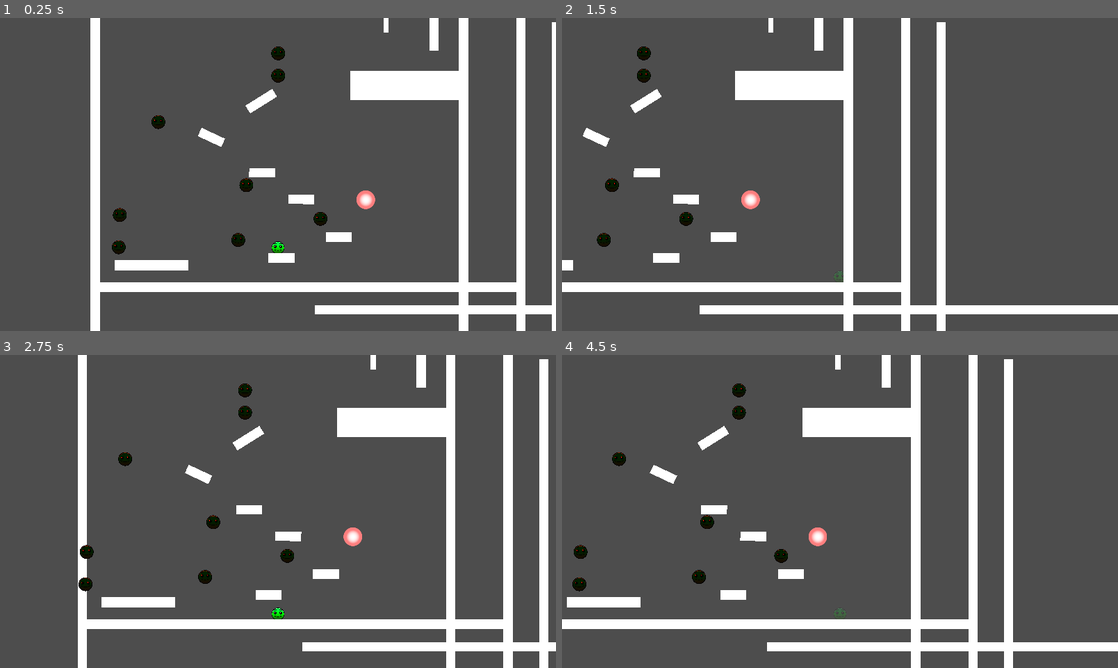
Above: before the commit, frames 1-4 (two rows, left to right).
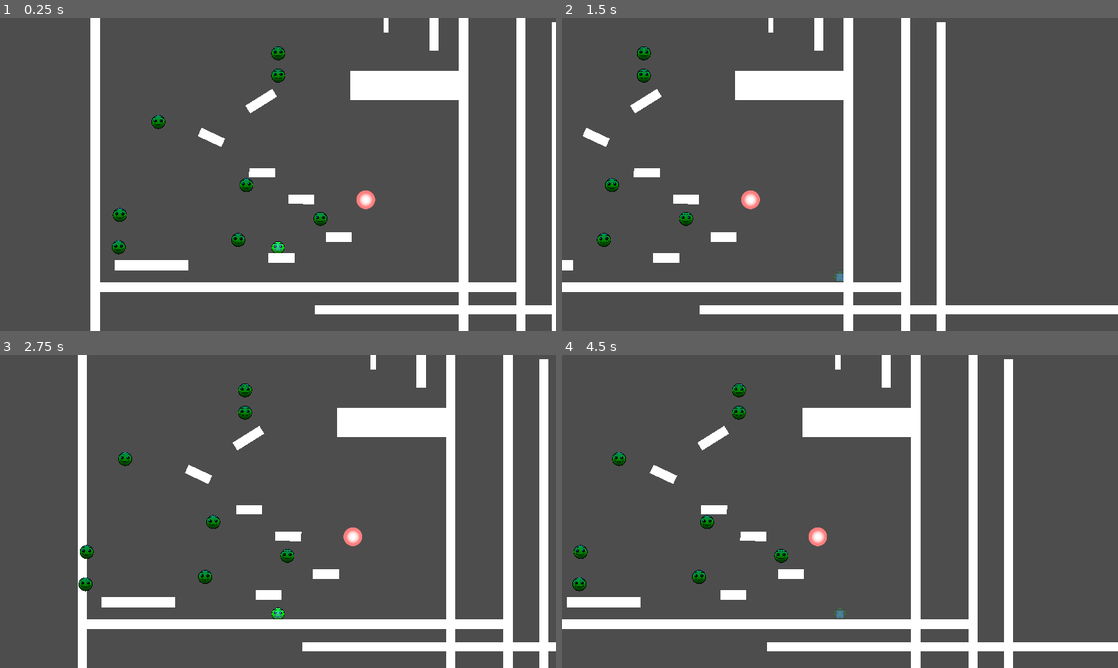
Above: after the commit, the same moments.

Repository: ReusableChopsticks/BreakoutBossfight
Game: Godot game, scene res://scenes/level_1/level.tscn
Same seed, same stepped clock (60 frames per second), same inputs: the game is played once before the commit and once after it.
Inputs:
- Up to frame 1 (0.25 s): no input
- Up to frame 2 (1.5 s): hold Right (move_right) from 0.53 s (still down); tap C (dash) at 0.6, 1.35 s; tap Z (jump) at 0.77 s
- Up to frame 3 (2.75 s): tap Z (jump) at 1.52 s; release Right (move_right) at 2.03 s; hold Left (move_left) from 2.03 s (still down); tap C (dash) at 2.1 s
- Up to frame 4 (4.5 s): release Left (move_left) at 2.78 s; hold Right (move_right) 2.78-4.28 s; tap C (dash) at 2.85, 3.6, 4.35 s; tap Z (jump) at 3.02, 3.77 s; hold Left (move_left) from 4.28 s (still down)

The runs differ from the first frame. In frame 1, 0.5% of the frame differs, in the area x 20-59%, y 9-76%; in frame 2, 0.3%; in frame 3, 0.5%; in frame 4, 0.5%, in the area x 2-51%, y 9-84%.

Commit message:
frantic testing to find out IT WAS AN EDITOR BUG
this version WORKS because a signal didnt connect properly. just re-added the scene. GRAAAAAAAAAAH

Diff:
--- a/BULLETBACKANDFORTH.tscn
+++ b/BULLETBACKANDFORTH.tscn
@@ -2,7 +2,10 @@
 
 [ext_resource type="Script" path="res://scenes/level_1/Sprite2D.gd" id="2_2eolx"]
 [ext_resource type="Texture2D" uid="uid://kmd51y4qv6mg" path="res://entities/player/dg2kcv3-c10a0bcc-f58a-488d-ba93-6fc6ec166b02.png" id="2_t6e4e"]
-[ext_resource type="Script" path="res://components/hitbox_component.gd" id="3_326c5"]
+[ext_resource type="PackedScene" uid="uid://cfrxt4vfmroyh" path="res://components/hitbox_component.tscn" id="3_rnr0v"]
+
+[sub_resource type="CircleShape2D" id="CircleShape2D_icrl4"]
+radius = 21.095
 
 [sub_resource type="Animation" id="Animation_wlxeo"]
 length = 0.001
@@ -30,24 +33,21 @@
 "test": SubResource("Animation_ctaic")
 }
 
-[sub_resource type="CircleShape2D" id="CircleShape2D_jf8gu"]
-radius = 23.1948
-
 [node name="Sprite2D" type="Node2D"]
 script = ExtResource("2_2eolx")
 
 [node name="Sprite2D" type="Sprite2D" parent="."]
-modulate = Color(1, 0.121569, 0, 1)
+self_modulate = Color(0, 0.564706, 1, 1)
 scale = Vector2(0.04, 0.04)
 texture = ExtResource("2_t6e4e")
+
+[node name="HitboxComponent" parent="Sprite2D" instance=ExtResource("3_rnr0v")]
+scale = Vector2(25, 25)
+
+[node name="CollisionShape2D" type="CollisionShape2D" parent="Sprite2D/HitboxComponent"]
+shape = SubResource("CircleShape2D_icrl4")
 
 [node name="AnimationPlayer" type="AnimationPlayer" parent="."]
 libraries = {
 "": SubResource("AnimationLibrary_qwv8n")
 }
-
-[node name="HitboxComponent" type="Area2D" parent="."]
-script = ExtResource("3_326c5")
-
-[node name="CollisionShape2D" type="CollisionShape2D" parent="HitboxComponent"]
-shape = SubResource("CircleShape2D_jf8gu")
--- /dev/null
+++ b/CharacterBody2D.gd
@@ -0,0 +1,13 @@
+extends CharacterBody2D
+
+
+
+func _physics_process(delta):
+	# Add the gravity.
+	velocity = Input.get_vector("move_left", "move_right", "face up", "move_down") * 200
+
+	move_and_slide()
+
+
+func _on_area_2d_area_entered(area):
+	print("entered: " + area.name)
--- /dev/null
+++ b/character_body_2d.tscn
@@ -0,0 +1,28 @@
+[gd_scene load_steps=7 format=3 uid="uid://btib1nx7dphkj"]
+
+[ext_resource type="Script" path="res://CharacterBody2D.gd" id="1_dkvp5"]
+[ext_resource type="Texture2D" uid="uid://2wrj4s618ni1" path="res://graphics/scribbly_circle.png" id="2_xt8a7"]
+[ext_resource type="PackedScene" uid="uid://bd6kvovdeu26r" path="res://dummy.tscn" id="3_tfw5x"]
+[ext_resource type="PackedScene" uid="uid://cqi1nqkntnpql" path="res://components/health_component.tscn" id="4_a1nxf"]
+
+[sub_resource type="CircleShape2D" id="CircleShape2D_6lea0"]
+radius = 17.0294
+
+[sub_resource type="CircleShape2D" id="CircleShape2D_1hjej"]
+
+[node name="CharacterBody2D" type="CharacterBody2D"]
+script = ExtResource("1_dkvp5")
+
+[node name="CollisionShape2D" type="CollisionShape2D" parent="."]
+shape = SubResource("CircleShape2D_6lea0")
+
+[node name="Sprite2D" type="Sprite2D" parent="."]
+scale = Vector2(0.112, 0.112)
+texture = ExtResource("2_xt8a7")
+
+[node name="dummy" parent="." instance=ExtResource("3_tfw5x")]
+
+[node name="CollisionShape2D2" type="CollisionShape2D" parent="dummy"]
+shape = SubResource("CircleShape2D_1hjej")
+
+[node name="HealthComponent" parent="." instance=ExtResource("4_a1nxf")]
--- a/components/hitbox_component.gd
+++ b/components/hitbox_component.gd
@@ -5,7 +5,7 @@
 
 func _on_area_entered(area):
 	print("waaaah")
-	if area is HurtboxComponent:
+	if area.has_method("damage"):
 		var attack = Attack.new()
 		attack.attack_damage = attack_damage
 		area.damage(attack)
--- a/components/hurtbox_component.gd
+++ b/components/hurtbox_component.gd
@@ -1,8 +1,9 @@
 extends Area2D
-class_name HurtboxComponent
+#class_name HurtboxComponent
 
 @export var health_component: HealthComponent
 
 func damage(attack: Attack):
+	print("siiiiiiiiiick")
 	if health_component:
 		health_component.damage(attack)
--- /dev/null
+++ b/dummy.gd
@@ -0,0 +1,5 @@
+extends Area2D
+
+
+func _on_area_entered(area):
+	print("dummy not so dumb")
--- /dev/null
+++ b/dummy.tscn
@@ -0,0 +1,8 @@
+[gd_scene load_steps=2 format=3 uid="uid://bd6kvovdeu26r"]
+
+[ext_resource type="Script" path="res://dummy.gd" id="1_nooi8"]
+
+[node name="dummy" type="Area2D"]
+script = ExtResource("1_nooi8")
+
+[connection signal="area_entered" from="." to="." method="_on_area_entered"]
--- a/entities/player/player.tscn
+++ b/entities/player/player.tscn
@@ -1,8 +1,9 @@
-[gd_scene load_steps=10 format=3 uid="uid://bmrdkjqxvde8w"]
+[gd_scene load_steps=11 format=3 uid="uid://bmrdkjqxvde8w"]
 
 [ext_resource type="Texture2D" uid="uid://kmd51y4qv6mg" path="res://entities/player/dg2kcv3-c10a0bcc-f58a-488d-ba93-6fc6ec166b02.png" id="1_ly0om"]
 [ext_resource type="Script" path="res://entities/player/player.gd" id="1_pe5m7"]
 [ext_resource type="PackedScene" uid="uid://d0fobv6xejsab" path="res://components/hurtbox_component.tscn" id="3_wxa5a"]
+[ext_resource type="Texture2D" uid="uid://bfliobf12x6i0" path="res://graphics/256x256.png" id="4_x5yej"]
 [ext_resource type="PackedScene" uid="uid://cqi1nqkntnpql" path="res://components/health_component.tscn" id="4_xw0fu"]
 
 [sub_resource type="RectangleShape2D" id="RectangleShape2D_hs8eb"]
@@ -91,7 +92,7 @@
 }
 
 [sub_resource type="CircleShape2D" id="CircleShape2D_u187l"]
-radius = 12.9227
+radius = 15.0244
 
 [node name="Player" type="CharacterBody2D"]
 scale = Vector2(0.931818, 0.931818)
@@ -165,6 +166,11 @@
 [node name="CollisionShape2D" type="CollisionShape2D" parent="HurtboxComponent"]
 shape = SubResource("CircleShape2D_u187l")
 
+[node name="DebugSprite" type="Sprite2D" parent="HurtboxComponent"]
+modulate = Color(0.329412, 0.639216, 1, 0.458824)
+scale = Vector2(0.114472, 0.114472)
+texture = ExtResource("4_x5yej")
+
 [node name="HealthComponent" parent="." instance=ExtResource("4_xw0fu")]
 
 [connection signal="timeout" from="Timers/JumpHoldTimer" to="." method="_on_jump_hold_timer_timeout"]
--- /dev/null
+++ b/node_2d.tscn
@@ -0,0 +1,21 @@
+[gd_scene load_steps=5 format=3 uid="uid://bxbj8ogd4hjvk"]
+
+[ext_resource type="PackedScene" uid="uid://btib1nx7dphkj" path="res://character_body_2d.tscn" id="1_ppv3y"]
+[ext_resource type="PackedScene" uid="uid://d0cc5xv8i4owg" path="res://BULLETBACKANDFORTH.tscn" id="2_x3x1h"]
+[ext_resource type="PackedScene" uid="uid://bmrdkjqxvde8w" path="res://entities/player/player.tscn" id="3_k5gsm"]
+[ext_resource type="PackedScene" uid="uid://dk4abp6w1e7fu" path="res://scenes/wall.tscn" id="3_tfit4"]
+
+[node name="Node2D" type="Node2D"]
+
+[node name="Sprite2D" parent="." instance=ExtResource("2_x3x1h")]
+position = Vector2(301, 152)
+
+[node name="Player" parent="." instance=ExtResource("3_k5gsm")]
+position = Vector2(166, 160)
+
+[node name="LeftWall" parent="." instance=ExtResource("3_tfit4")]
+position = Vector2(400, 225)
+rotation = 1.5708
+
+[node name="CharacterBody2D" parent="." instance=ExtResource("1_ppv3y")]
+position = Vector2(402, 154)
--- a/scenes/level_1/Sprite2D.gd
+++ b/scenes/level_1/Sprite2D.gd
@@ -4,6 +4,7 @@
 # Called when the node enters the scene tree for the first time.
 func _ready():
 	$AnimationPlayer.play("test")
+	pass
 
 
 # Called every frame. 'delta' is the elapsed time since the previous frame.
